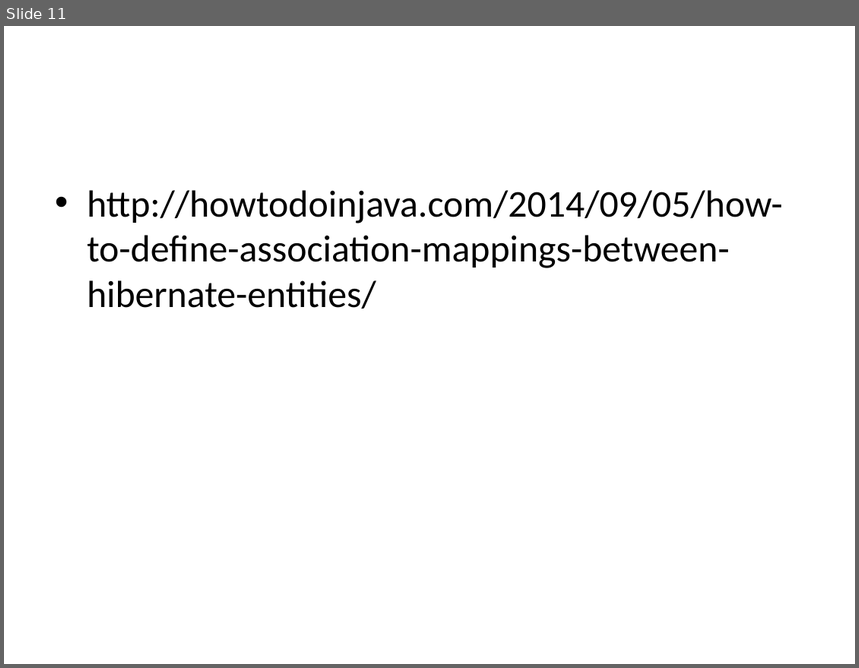
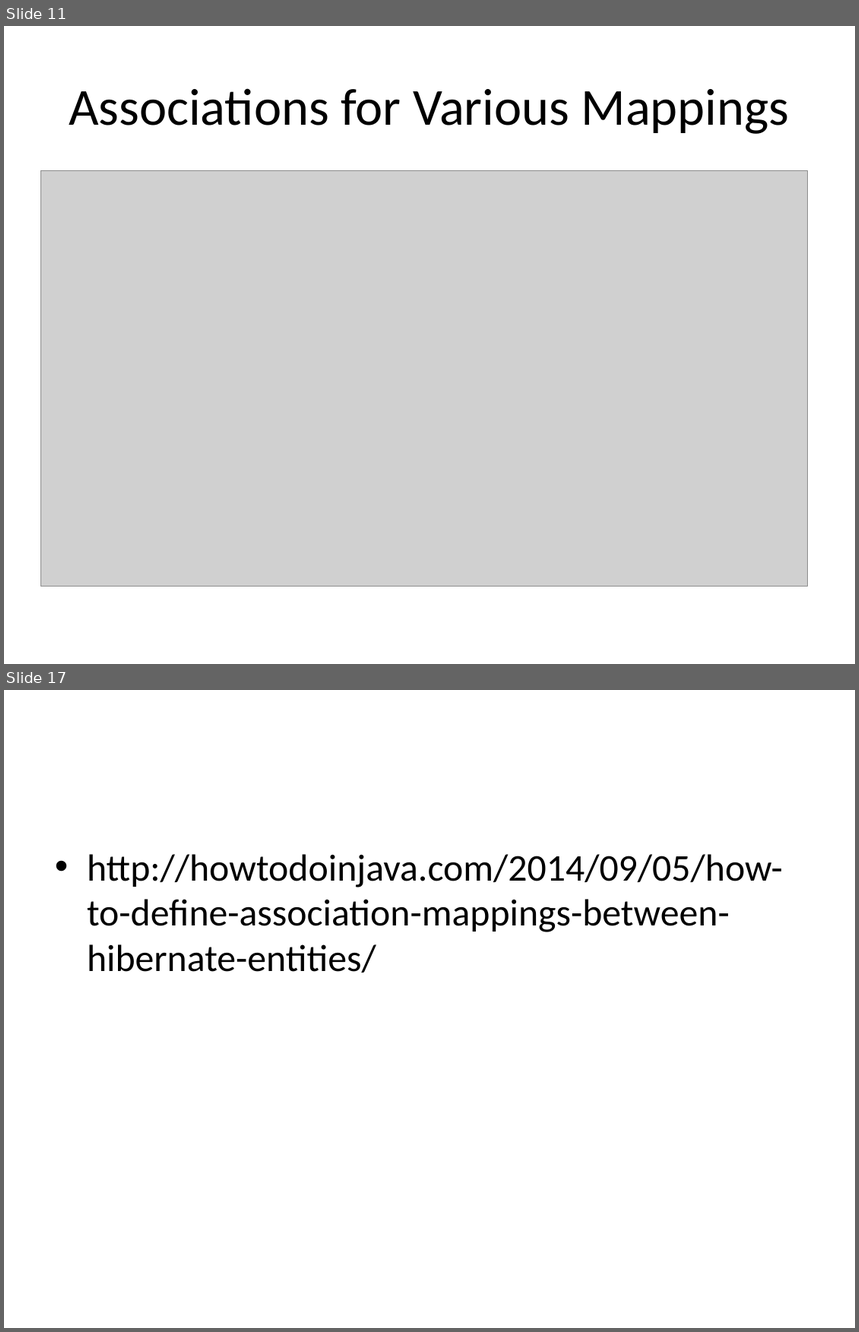
Before and after one commit to someshkumarvelusamy/myPPT, a slide deck: Hibernate 4.ppt. Shown one above the other, each under a label of ours: slide 11 before the commit, slides 11 and 17 after it; the slides between them are not shown. The pictures are 859x668 and 859x1332 pixels, drawn with LibreOffice and Linux fonts; fonts in the diff are those of the drawing; grey boxes stand for pictures. Boxes give left, top, right and bottom in pixels: in the first picture for what was removed or moved away, otherwise in the second. Text is boxed around its words. In the diff, an @@ line names an element or a change of style, - is before the commit and + after.

```diff
--- a/Hibernate 4.ppt
+++ b/Hibernate 4.ppt
@@ slide 11 added at box(4, 26, 855, 664), background #FFFFFF @@
@@ title added at box(69, 88, 790, 134), 44 pt, text #000000 @@
+Associations for Various Mappings
@@ picture added at box(40, 170, 807, 586) @@
@@ what was slide 11 is now slide 17 @@
```
Also in this commit, not shown: 5 other slides added.
